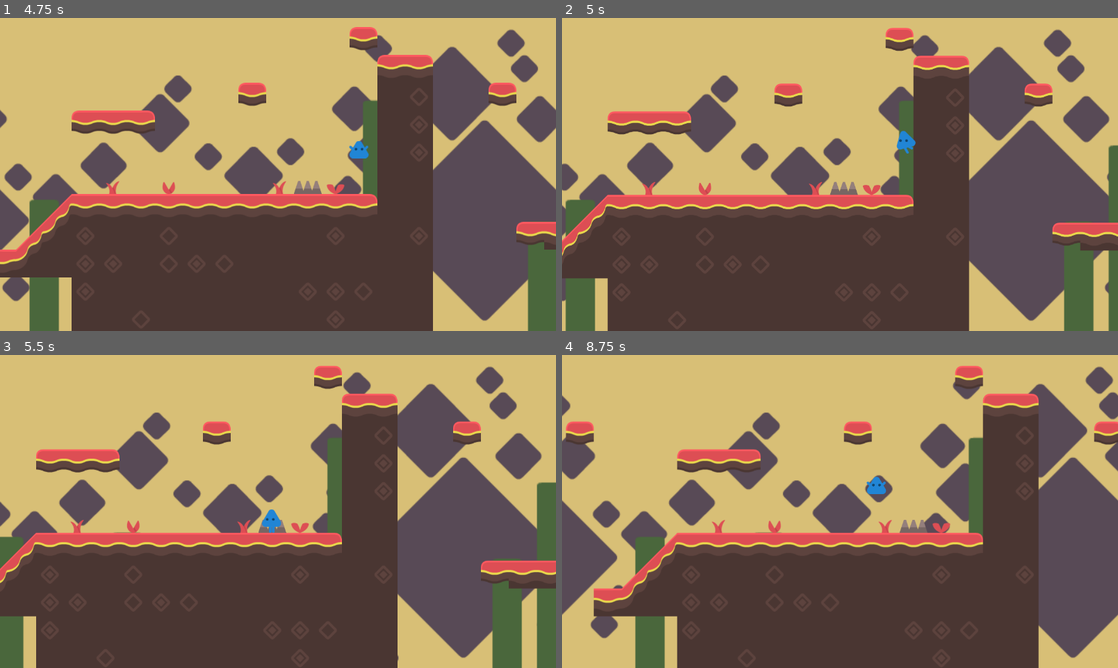
Above: before the commit, frames 1-4 (two rows, left to right).
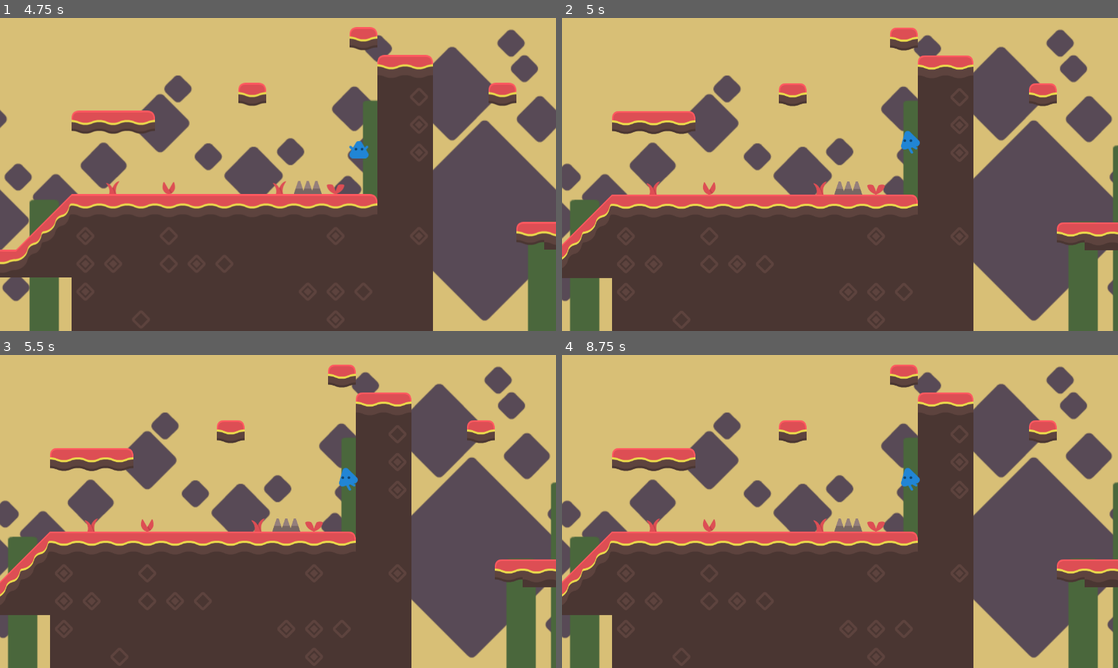
Above: after the commit, the same moments.

Repository: adsuttman/GDTest2
Game: Godot game, scene res://game.tscn
The game is run twice, just before and just after one commit, with the same random seed, the same clock (stepped at 60 frames per second) and the same inputs.
Inputs:
- Up to frame 1 (4.75 s): click "Start Game" at 0.5 s; tap Enter at 1.25 s; hold D (right) 1.28-2.78 s; tap Space (jump) at 1.52, 2.27, 3.5, 3.77, 4.52 s; hold A (left) 2.78-3.53 s; hold D (right) from 3.53 s (still down)
- Up to frame 2 (5 s): keep holding D (right); tap Escape (pause, bound only after the commit) at 4.9 s
- Up to frame 3 (5.5 s): release D (right) at 5.03 s; hold A (left) from 5.03 s (still down); tap Space (jump) at 5.27 s
- Up to frame 4 (8.75 s): release A (left) at 5.78 s; hold D (right) 5.78-6.53 s; hold A (left) 6.53-8.03 s; tap Space (jump) at 6.77, 7.52, 8.27 s; hold D (right) from 8.03 s (still down)

Frame 1 is identical in both runs. In frame 2, 7.9% of the frame differs, in the area x 0-100%, y 3-100%; in frame 3, 19%; in frame 4, 42%.

Commit message:
added pausing (bad)

Diff:
--- /dev/null
+++ b/Resources/UI/pause.gd
@@ -0,0 +1,6 @@
+extends Control
+
+func _process(delta: float) -> void:
+	if Input.is_action_just_pressed("pause"):
+		get_tree().paused = !get_tree().paused
+		visible = !visible
--- /dev/null
+++ b/Resources/UI/pause.tscn
@@ -0,0 +1,29 @@
+[gd_scene load_steps=2 format=3 uid="uid://dwmemeqnxw10e"]
+
+[ext_resource type="Script" path="res://Resources/UI/pause.gd" id="1_hhayf"]
+
+[node name="Pause" type="Control"]
+process_mode = 3
+layout_mode = 3
+anchors_preset = 15
+anchor_right = 1.0
+anchor_bottom = 1.0
+grow_horizontal = 2
+grow_vertical = 2
+script = ExtResource("1_hhayf")
+metadata/_edit_use_anchors_ = true
+
+[node name="Label" type="Label" parent="."]
+visible = false
+layout_mode = 1
+anchors_preset = 14
+anchor_top = 0.5
+anchor_right = 1.0
+anchor_bottom = 0.5
+offset_top = -13.0
+offset_bottom = 13.0
+grow_horizontal = 2
+grow_vertical = 2
+text = "Game Paused"
+horizontal_alignment = 1
+vertical_alignment = 1
--- a/game.tscn
+++ b/game.tscn
@@ -1,5 +1,6 @@
-[gd_scene load_steps=2 format=3 uid="uid://cn7pafphxckg3"]
+[gd_scene load_steps=3 format=3 uid="uid://cn7pafphxckg3"]
 
+[ext_resource type="PackedScene" uid="uid://dwmemeqnxw10e" path="res://Resources/UI/pause.tscn" id="2_eaa2e"]
 [ext_resource type="PackedScene" uid="uid://dwc2phewirhce" path="res://Resources/UI/main_menu.tscn" id="2_qxbec"]
 
 [node name="Game" type="Node2D"]
@@ -15,3 +16,8 @@
 offset_right = 960.0
 offset_bottom = 540.0
 scale = Vector2(1, 1.001)
+
+[node name="Pause" parent="." instance=ExtResource("2_eaa2e")]
+visible = false
+offset_right = 1280.0
+offset_bottom = 720.0
--- a/level_loader.gd
+++ b/level_loader.gd
@@ -3,16 +3,17 @@
 @export var TestLevel: PackedScene = preload("res://Resources/Levels/test_level.tscn")
 @onready var MainMenu = get_tree().get_first_node_in_group("mainmenu")
 var current_level
+@onready var game: Node = get_node("/root/Game")
 
 func _ready() -> void:
 	MainMenu.start_pressed.connect(load_level)
 
 func load_level() -> void:
 	current_level = TestLevel.instantiate()
-	get_tree().root.add_child(current_level)
+	game.add_child(current_level)
 	MainMenu.hide()
 
 func reload() -> void:
 	current_level.queue_free()
 	current_level = TestLevel.instantiate()
-	get_tree().root.add_child(current_level)
+	game.add_child(current_level)
--- a/project.godot
+++ b/project.godot
@@ -53,3 +53,8 @@
 , Object(InputEventKey,"resource_local_to_scene":false,"resource_name":"","device":-1,"window_id":0,"alt_pressed":false,"shift_pressed":false,"ctrl_pressed":false,"meta_pressed":false,"pressed":false,"keycode":0,"physical_keycode":87,"key_label":0,"unicode":119,"echo":false,"script":null)
 ]
 }
+pause={
+"deadzone": 0.5,
+"events": [Object(InputEventKey,"resource_local_to_scene":false,"resource_name":"","device":-1,"window_id":0,"alt_pressed":false,"shift_pressed":false,"ctrl_pressed":false,"meta_pressed":false,"pressed":false,"keycode":0,"physical_keycode":4194305,"key_label":0,"unicode":0,"echo":false,"script":null)
+]
+}
